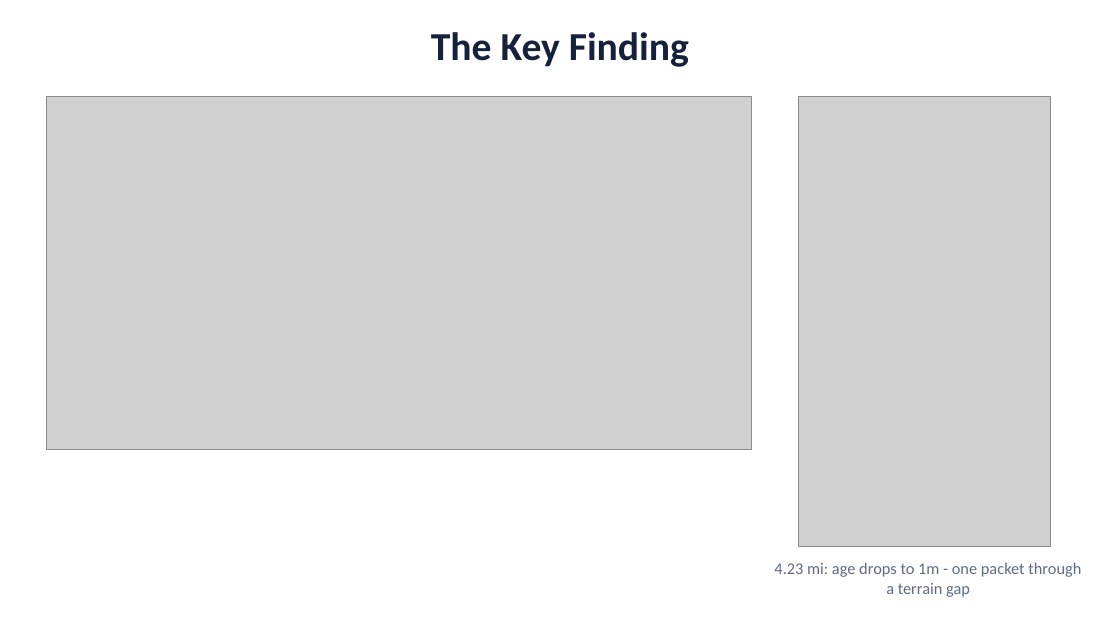
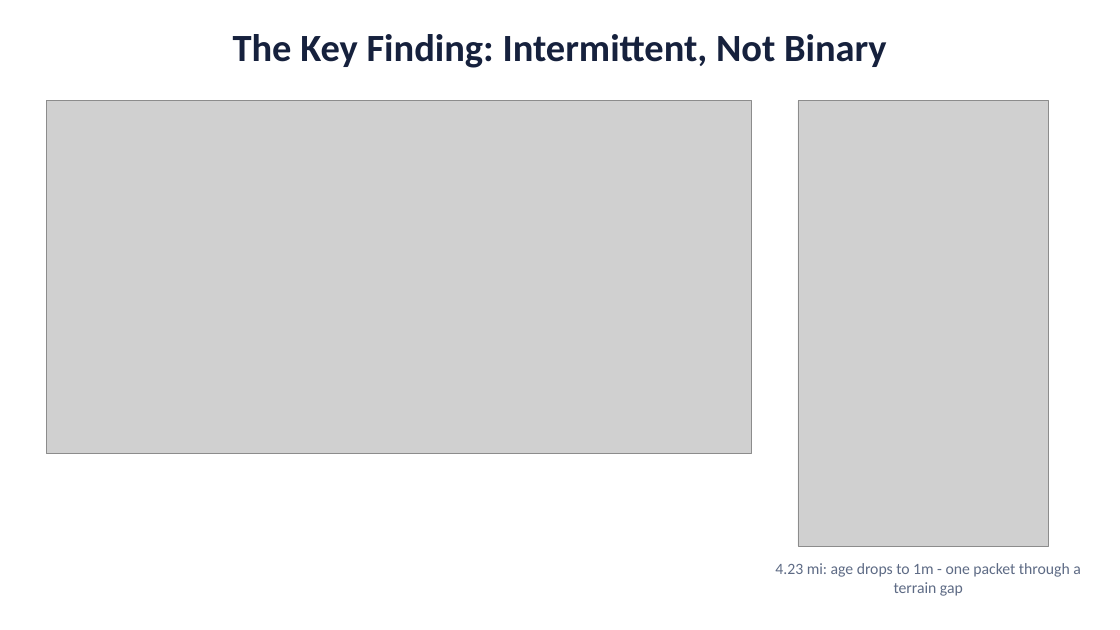
Before and after one commit to deosgracius/offgrid-vehicle-tracker, a slide deck: slide 6 of docs/presentations/Canyon_Demo_Presentation.pptx (slide 5 before the commit). Drawn at 1120x630 pixels with LibreOffice and Linux fonts; fonts in the diff are those of the drawing; grey boxes stand for pictures. Boxes give left, top, right and bottom in pixels: in the first picture for what was removed or moved away, otherwise in the second. Text is boxed around its words. In the diff, an @@ line names an element or a change of style, - is before the commit and + after.

```diff
--- a/docs/presentations/Canyon_Demo_Presentation.pptx
+++ b/docs/presentations/Canyon_Demo_Presentation.pptx
@@ text at [233,34,887,68]: text changed; size 34 to 33 pt @@
-The Key Finding
+The Key Finding: Intermittent, Not Binary
@@ picture: place and size @@
-picture at [46,97,752,450]
+picture at [46,101,752,454]
@@ picture: place and size @@
-picture at [798,97,1051,546]
+picture at [798,101,1049,546]
@@ text "4.23 mi: age drops to ..." at [775,563,1081,596]: size 14 to 13.5 pt @@
```
Also in this commit, not shown: 7 other slides changed, 4 slides added, 1 slide removed, 7 other files.
